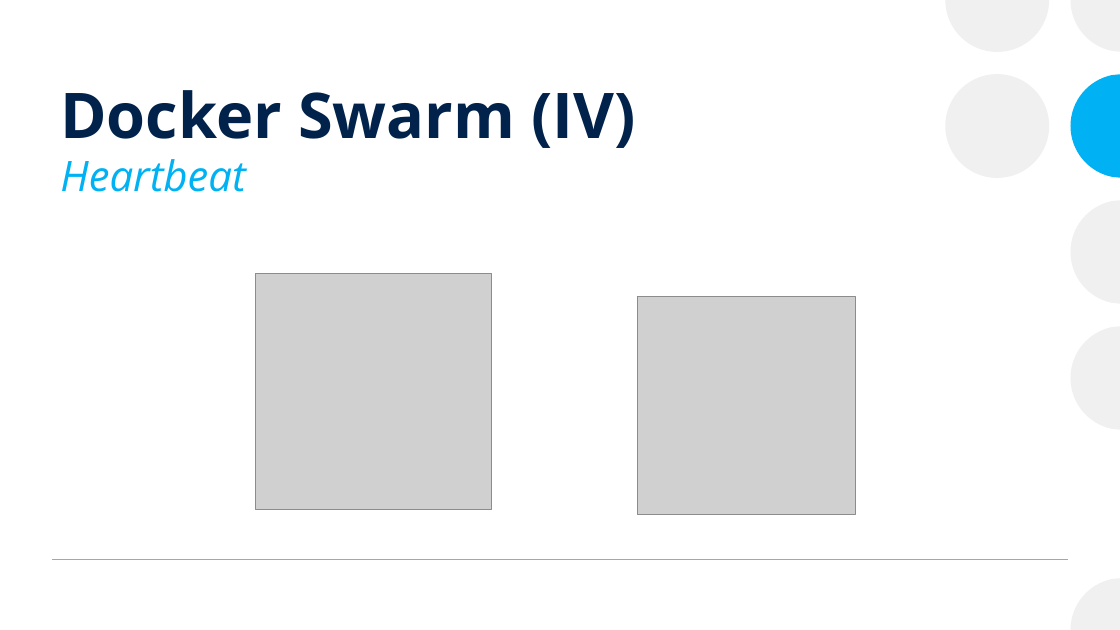
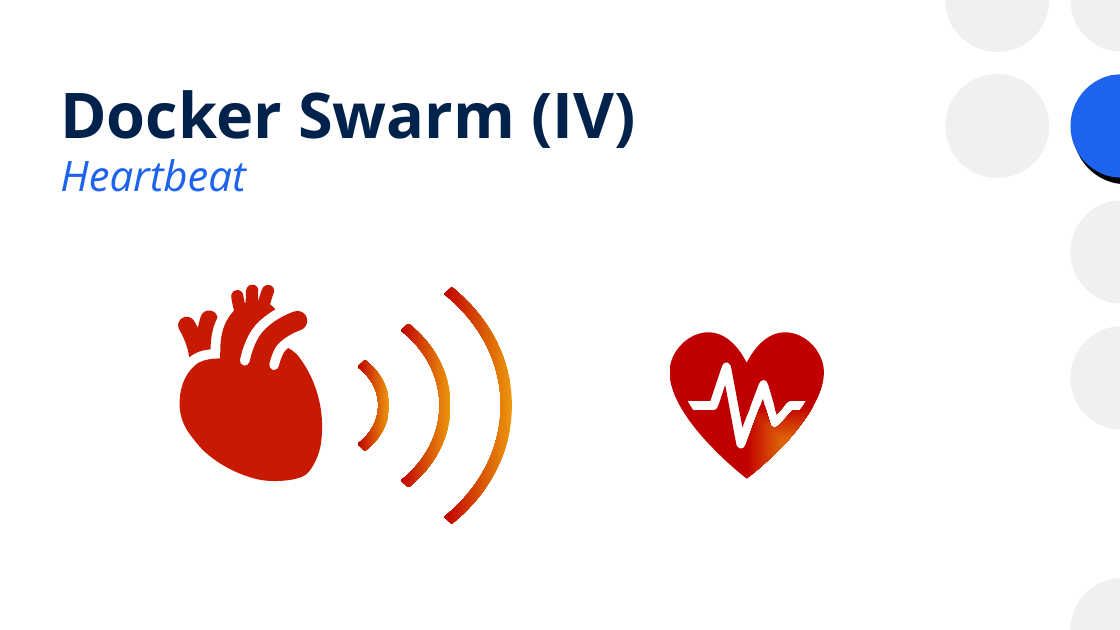
Before and after one commit to josanri/docker-workshop, a slide deck: slide 79 of Introducción a Docker.pptx (slide 78 before the commit). Drawn at 1120x630 pixels with LibreOffice and Linux fonts; fonts in the diff are those of the drawing; grey boxes stand for pictures. Boxes give left, top, right and bottom in pixels: in the first picture for what was removed or moved away, otherwise in the second. Text is boxed around its words. In the diff, an @@ line names an element or a change of style, - is before the commit and + after.

Commit message:
Updated design of presentation

```diff
--- a/Introducción a Docker.pptx
+++ b/Introducción a Docker.pptx
@@ freeform shape at (x1=1070, y1=74, x2=1120, y2=177): fill #00B2F3 to #1D63ED; shadow on @@
@@ subtitle "Heartbeat" at (x1=60, y1=159, x2=245, y2=192): text colour #00B2F3 to #1D63ED @@
@@ freeform shape added at (x1=180, y1=285, x2=323, y2=481), fill #C81A02 @@
@@ picture removed at (x1=256, y1=274, x2=492, y2=509) @@
@@ freeform shape added at (x1=444, y1=287, x2=513, y2=524), fill gradient #EC970C to #C00000 @@
@@ picture removed at (x1=638, y1=297, x2=855, y2=514) @@
@@ freeform shape added at (x1=178, y1=311, x2=218, y2=358), fill #C81A02 @@
@@ freeform shape added at (x1=401, y1=323, x2=450, y2=487), fill gradient #EC970C to #C00000 @@
@@ freeform shape added at (x1=670, y1=333, x2=824, y2=479), fill gradient #EC970C to #DE6508 to #C00000 @@
@@ freeform shape added at (x1=358, y1=360, x2=390, y2=451), fill gradient #EC970C to #C00000 @@
@@ line removed from (52, 560) to (1068, 560) @@
```
Also in this commit, not shown: 74 other slides changed, 9 slides added, 8 slides removed, 1 other file.
